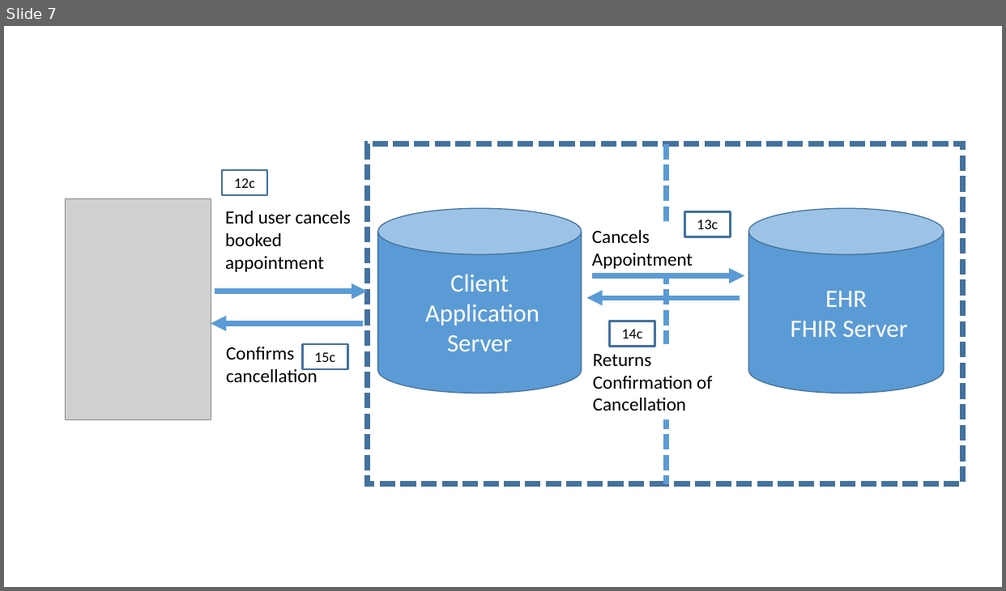
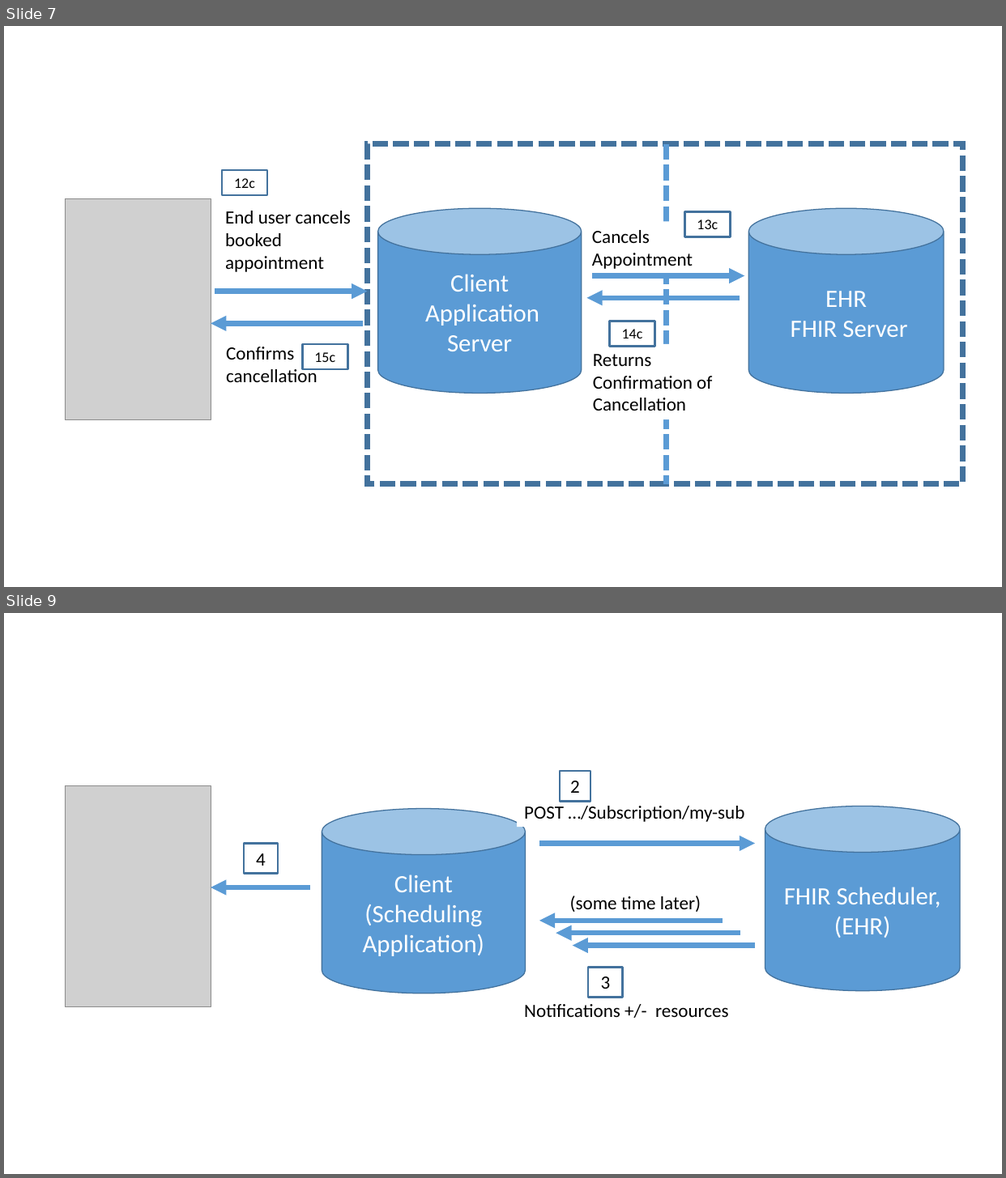
Before and after one commit to argonautproject/scheduling, a slide deck: meeting-notes/WorkFlowDiagrams.pptx. Shown one above the other, each under a label of ours: slide 7 before the commit, slides 7 and 9 after it; the slides between them are not shown. The pictures are 1006x591 and 1006x1178 pixels, drawn with LibreOffice and Linux fonts; fonts in the diff are those of the drawing; grey boxes stand for pictures. Boxes give left, top, right and bottom in pixels: in the first picture for what was removed or moved away, otherwise in the second. Text is boxed around its words. In the diff, an @@ line names an element or a change of style, - is before the commit and + after.

Commit message:
Issue #34 add extensions for status reason to Appointment Resource

```diff
--- a/meeting-notes/WorkFlowDiagrams.pptx
+++ b/meeting-notes/WorkFlowDiagrams.pptx
@@ slide 9 added at [4,613,1002,1174], background #FFFFFF @@
@@ rectangle added at [560,771,591,801], outline #43739E 2 pt, 18 pt, text #000000 @@
+2
@@ picture added at [65,786,211,1007] @@
@@ text added at [524,806,744,822], 18 pt, text #000000 @@
+POST …/Subscription/my-sub
@@ cylinder added at [765,806,960,991], fill #5B9BD5, outline #43739E 1 pt, 24 pt, text #FFFFFF @@
+FHIR Scheduler, (EHR)
@@ cylinder added at [322,808,526,994], fill #5B9BD5, outline #43739E 1 pt, 24 pt, text #FFFFFF @@
+Client
+(Scheduling Application)
@@ rectangle added at [244,844,277,874], outline #43739E 2 pt, 18 pt, text #000000 @@
+4
@@ arrow added from (539, 844) to (755, 844), #5B9BD5 5 pt @@
@@ arrow added from (310, 888) to (211, 888), #5B9BD5 5 pt @@
@@ text added at [570,896,701,912], 18 pt, text #000000 @@
+(some time later)
@@ arrow added from (722, 921) to (539, 921), #5B9BD5 5 pt @@
@@ arrow added from (740, 934) to (556, 934), #5B9BD5 5 pt @@
@@ arrow added from (755, 945) to (572, 945), #5B9BD5 5 pt @@
@@ rectangle added at [588,967,622,997], outline #43739E 2 pt, 18 pt, text #000000 @@
+3
@@ text added at [524,1004,729,1017], 18 pt, text #000000 @@
+Notifications +/- resources
```
Also in this commit, not shown: 1 other slide added, 22 other files.
